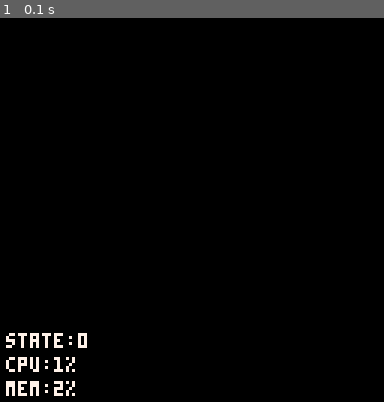
Above: before the commit, frame 1.
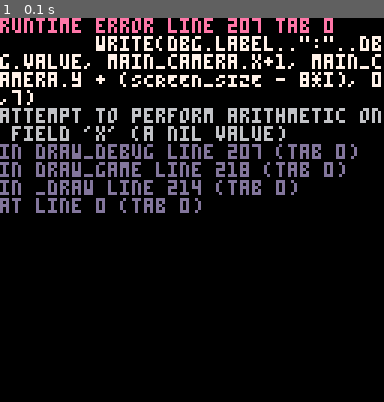
Above: after the commit, the same moment.

Repository: QuentinWidlocher/Pico8Template
Game: PICO-8 cartridge game.p8
Two runs of this game, one before a commit and one after it. Both use one fixed random seed, a clock stepped at 60 frames per second and the inputs below.
Inputs:
- Up to frame 1 (0.1 s): no input

The runs differ from the first frame. In frame 1, 14% of the frame differs, in the area x 0-100%, y 0-99%.
Error after the commit: runtime error line 207 tab 0; write(dbg.label..":"..dbg.value, main_camera.x+1, main_camera.y + (SCREEN_SIZE - 8*i), 0,7); attempt to perform arithmetic on fie…

Commit message:
:label: Add a bunch of types

Diff:
--- a/src/declarations.lua
+++ b/src/declarations.lua
@@ -2,6 +2,7 @@
 --- Don't include them in your project, they are meant to be used by a linter
 --- so it can provide autocompletion and documentation
 
+---@alias Color integer
 
 --- play music
 function music() end
@@ -59,7 +60,7 @@
 ---@param x number
 ---@param y number
 ---@param r number radius >= 0
----@param col number color index
+---@param col Color color index
 function circ(x, y, r, col) end
 
 --- draw filled circle
@@ -71,7 +72,7 @@
 ---@param x number
 ---@param y number
 ---@param r number radius >= 0
----@param col number color index
+---@param col Color color index
 function circfill(x, y, r, col) end
 
 --- reset screen clipping region
@@ -94,13 +95,13 @@
 --- clear the screen and reset the clipping rectangle.
 function cls() end
 --- clear the screen and reset the clipping rectangle.
----@param col number color index clear color (default to 0 black)
+---@param col Color color index clear color (default to 0 black)
 function cls(col) end
 
 --- set the current colour to be used by drawing functions to 6
 function color() end
 --- set the current colour to be used by drawing functions
----@param col number color index (default to 6)
+---@param col Color color index (default to 6)
 function color(col) end
 
 --- set cursor and CR/LF margin position
@@ -146,7 +147,7 @@
 ---@param y0 number
 ---@param x1 number
 ---@param y1 number
----@param col number color index
+---@param col Color color index
 function line(x0, y0, x1, y1, col) end
 
 --- swaps colour c0 for c1
@@ -160,7 +161,7 @@
 function pal(c0, c1, p) end
 
 --- set transparency for colour to t
----@param col number color index color index
+---@param col Color color index color index
 ---@param t boolean
 function palt(col, t) end
 
@@ -182,7 +183,7 @@
 ---@param str string
 ---@param x number
 ---@param y number
----@param col number color index
+---@param col Color color index
 function print(str, x, y, col) end
 
 --- set pixel colour
@@ -192,7 +193,7 @@
 --- set pixel colour
 ---@param x number
 ---@param y number
----@param color number
+---@param coloColor number
 function pset(x, y, color) end
 
 --- draw rectangle
@@ -206,7 +207,7 @@
 ---@param y0 number
 ---@param x1 number
 ---@param y1 number
----@param col number color index
+---@param col Color color index
 function rect(x0, y0, x1, y1, col) end
 
 --- draw filled rectangle
@@ -220,7 +221,7 @@
 ---@param y0 number
 ---@param x1 number
 ---@param y1 number
----@param col number color index
+---@param col Color color index
 function rectfill(x0, y0, x1, y1, col) end
 
 --- get spritesheet pixel colour
@@ -260,7 +261,7 @@
 --- set spritesheet pixel colour
 ---@param x number
 ---@param y number
----@param col number color index
+---@param col Color color index
 function sset(x, y, col) end
 
 --- draw texture from spritesheet
--- a/src/draw/debug.draw.lua
+++ b/src/draw/debug.draw.lua
@@ -1,3 +1,4 @@
+---@param draw boolean
 function draw_debug(draw)
 
     if (not draw) then return end
--- a/src/helpers.lua
+++ b/src/helpers.lua
@@ -2,6 +2,8 @@
 
 -- Calculate center position in X axis
 -- This is asuming the text uses the system font which is 4px wide
+---@param text string
+---@return number
 function text_x_pos(text)
     local letter_width = 4
 
@@ -14,11 +16,15 @@
     end
 
    return SCREEN_SIZE / 2 - flr(width / 2)
-
 end
 
 -- Prints black bordered text
 -- color1 is bg, color2 foreground
+---@param text string
+---@param x number
+---@param y number
+---@param color1 Color
+---@param color2 Color
 function write(text,x,y,color1, color2)
     for i=0,2 do
         for j=0,2 do
@@ -28,23 +34,26 @@
     print(text,x+1,y+1,color2)
 end
 
+---@param time integer
+---@param maxtime number
+---@return number
 function timer(time, maxtime)
     time = time + 1
     if time > maxtime then time = 0 end
     return time
 end
 
+---@param text string
+---@param x number
+---@param y number
 function cooltext(text,x,y)
     print(text,x,y+1,6)
     print(text,x,y,5)
 end
 
-function empty_array(arr)
-    for i = 1, #arr do
-        arr[i] = ""
-    end
-end
-
+---@param text string
+---@param x number
+---@param y number
 function supercooltext(text,x,y)
     write(text,x,y,0,0)
     write(text,x,y+1,0,0)
--- a/src/models/camera.model.lua
+++ b/src/models/camera.model.lua
@@ -1,24 +1,37 @@
 -- Camera Class
 
-Camera = Entity:new()
+---@class Camera : Entity
+---@field public speed number
+---@field public margin number
+Camera = {
+    speed = 1,
+    margin = 0,
+}
 
-function Camera:new(o,c)
+---@param o Camera
+---@return Camera
+function Camera:new(o)
     o = o or Entity:new()
 	setmetatable(o, self)
     self.__index = self
-    self.speed = c and c.speed or 1
-    self.margin = c and c.margin or 0
+    self.speed = o and o.speed or 1
+    self.margin = o and o.margin or 0
 	return o
 end
 
+---@param object Entity
+---@return boolean
 function Camera:touch_top_margin(object)
     return object.y > self.y + (SCREEN_SIZE/2) + self.margin
 end
 
+---@param object Entity
+---@return boolean
 function Camera:touch_bottom_margin(object)
     return object.y < self.y + (SCREEN_SIZE/2) - self.margin
 end
 
+---@param dir Vector
 function Camera:move(dir)
     self.x = self.x + dir.x
 	self.y = self.y + dir.y
--- a/src/models/entity.model.lua
+++ b/src/models/entity.model.lua
@@ -1,5 +1,10 @@
 -- Entity Class
 
+---@class Entity
+---@field public x number
+---@field public y number
+---@field public w number
+---@field public h number
 Entity = {
 	x = 0,
 	y = 0,
@@ -7,6 +12,8 @@
 	h = 0
 }
 
+---@param o Entity
+---@return Entity
 function Entity:new(o)
 	o = o or {}
 	setmetatable(o, self)
@@ -15,6 +22,8 @@
 	return o
 end
 
+---@param other_entity Entity
+---@return boolean
 function Entity:collide(other_entity)
 	return other_entity.x < self.x + self.w and self.x < other_entity.x + other_entity.w
         and other_entity.y < self.y + self.h and self.y < other_entity.y + other_entity.h
--- /dev/null
+++ b/src/models/interfaces.lua
@@ -0,0 +1,7 @@
+---@class Vector
+---@field public x number
+---@field public y number
+local Vector = {
+    x = 0,
+    y = 0
+}
--- a/src/states.lua
+++ b/src/states.lua
@@ -4,8 +4,10 @@
     default = 0,
 }
 
+---@type integer
 STATE = GAME_STATES.default
 
+---@param new_state integer
 function change_state(new_state)
     STATE = new_state
 end
